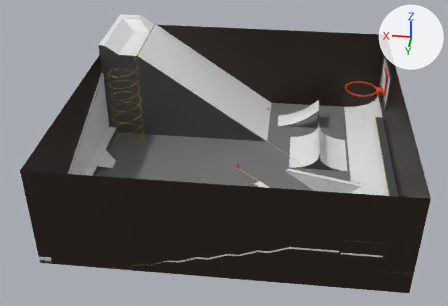
The Blender file Skate Park Scene Trial.blend, before and after one commit.
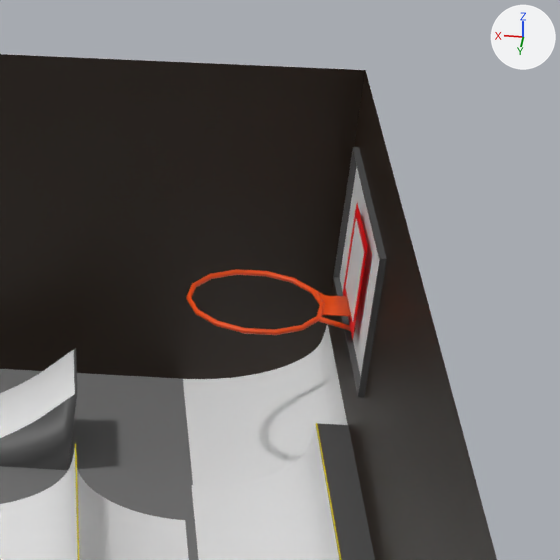
Old and new are each drawn whole from a 50 mm lens placed at (-15.2, 171.0, 119.5), pointed at (4.0, 4.9, 10.5) and again close up on the part from 67% to 96% of the width and 6% to 49% of the height. The axes (+X, +Y, +Z) are drawn at upper right. The lights are the same throughout.

The scene before the commit, as lines of its bpy script (objects in view):
```python
me_plane_001 = bpy.data.meshes.new('Plane.001')
me_plane_001.from_pydata(...)  # 48 vertices, 25 faces; spans x -1.59..0.41, y -1.07..0.21, z 0.0..6.83
# faces by material slot: [21, 4]
me_plane_001.materials.append(mat_material)  # white #e7e7e7
me_plane_001.materials.append(mat_edges)  # dark grey #4f4f4f
me_plane_011 = bpy.data.meshes.new('Plane.011')
me_plane_011.from_pydata(...)  # 42 vertices, 22 faces; spans x -1.8..13.17, y -0.92..1.39, z 0.0..7.8
me_plane_011.polygons.foreach_set('use_smooth', [True] * 22)
# faces by material slot: [18, 4]
me_plane_011.materials.append(mat_material)  # white #e7e7e7
me_plane_011.materials.append(mat_edges)  # dark grey #4f4f4f
me_plane_012 = bpy.data.meshes.new('Plane.012')
me_plane_012.from_pydata(...)  # 148 vertices, 121 faces; spans x -2.65..2.65, y -1.0..1.0, z -0.81..7.07
# faces by material slot: [2, 12, 1, 106]
me_plane_012.materials.append(mat_material)  # white #e7e7e7
me_plane_012.materials.append(mat_edges)  # dark grey #4f4f4f
me_plane_012.materials.append(mat_skater)  # red #ff0008
me_plane_012.materials.append(mat_hoop)  # orange #e74a00
ob_basketballhoop = bpy.data.objects.new('BasketballHoop', me_plane_012)
ob_basketballhoop.location = (-49.87, -36.03, 18.89)
ob_basketballhoop.rotation_euler = (0.0, 1.571, 0.0)  # degrees (0, 90, 0)
ob_basketballhoop.scale = (2.37, 10.9, 2.0)
ob_basketballramp = bpy.data.objects.new('BasketBallRamp', me_plane_011)
ob_basketballramp.location = (-25.31, -36.99, 0.0)
ob_basketballramp.scale = (1.0, 3.52, 1.0)
ob_largequarterpipeflush = bpy.data.objects.new('LargeQuarterPipeFlush', me_plane_001)
ob_largequarterpipeflush.location = (-40.08, -33.88, 0.0)
ob_largequarterpipeflush.scale = (6.25, 15.0, 1.0)
# also in view: 'LargeQuarterPipeLedge' at (-43.7, -5.6, 3.4); 'Walls' at (0.0, 0.0, 15.5); 'QuarterPipeSpineTransfer' at (-27.0, -14.8, 3.4); 'Ground' at (0.0, 0.0, 0.0)
```
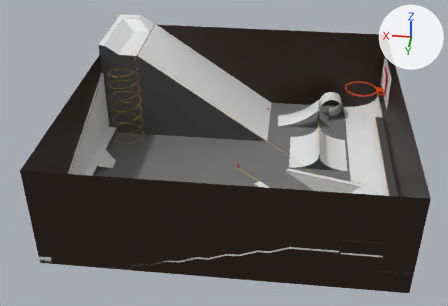
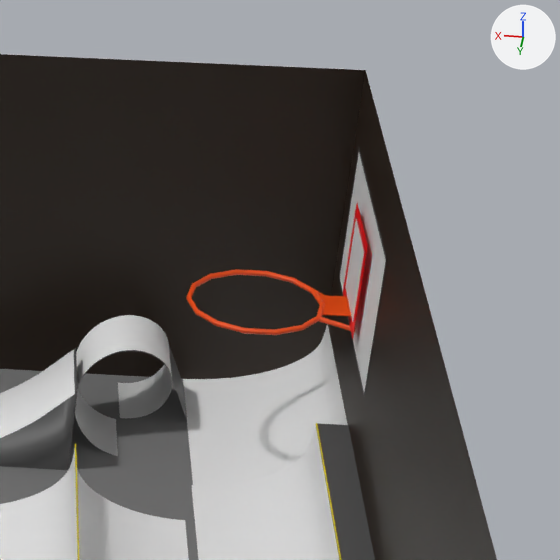
Commit message: New loop made from cylinder that actually works

What differs and where, as boxes [x1, y1, x2, y2] in the close-ups (560 x 560 px; the box of a moved part takes in the faces that stretch with it):
```json
{"object": "BasketballHoop", "change": "reshaped", "before": [186, 147, 387, 397], "after": [186, 149, 387, 395]}
{"object": "Cylinder.002", "change": "added", "after": [76, 315, 187, 419], "faces in mat_material (white #e7e7e7)": [76, 315, 172, 387], "faces in mat_edges (dark grey #4f4f4f)": [77, 346, 187, 419]}
{"object": "Cylinder.001", "change": "added", "after": [75, 365, 172, 456]}
{"part": 1, "of": "me_plane_012", "change": "moved or reshaped", "before": [353, 147, 387, 261], "after": [359, 149, 387, 259]}
{"part": 2, "of": "me_plane_012", "change": "moved or reshaped", "before": [333, 150, 387, 397], "after": [339, 150, 387, 395]}
```

The change, as JSON lines over the scene's bpy script:
```json
{"block": "me_plane_012", "where": "me_plane_012.from_pydata(...)  # 148 vertices, 121 faces; spans x -2.65..2.65, y -1.0..1.0, z -0.81..7.07"}
{"block": "me_plane_012", "where": "# used by ob_basketballhoop; location = (-49.87, -36.03, 18.89); rotation_euler = (0.0, 1.571, 0.0), in degrees (0, 90, 0); scale = (2.37, 10.9, 2.0)"}
{"block": "me_plane_012", "change": "me_plane_012 part 1: all 6 vertices in x -2.65..-2.56, y -1.0..1.0, z 0.21 are moved by (0.0, 0.0, -0.25)"}
{"block": "me_plane_012", "change": "me_plane_012 part 2: all 6 vertices in x 2.56..2.65, y -1.0..1.0, z 0.21 are moved by (0.0, 0.0, -0.25)"}
{"op": "add", "block": "me_cylinder_006", "code": ["me_cylinder_006 = bpy.data.meshes.new('Cylinder.006')", "me_cylinder_006.from_pydata(...)  # 872 vertices, 868 faces; spans x -6.22..6.22, y -6.79..6.79, z -4.32..4.43", "# faces by material slot: [434, 434]", "me_cylinder_006.materials.append(mat_material)  # white #e7e7e7", "me_cylinder_006.materials.append(mat_edges)  # dark grey #4f4f4f"]}
{"op": "add", "block": "me_cylinder_005", "code": ["me_cylinder_005 = bpy.data.meshes.new('Cylinder.005')", "me_cylinder_005.from_pydata(...)  # 998 vertices, 498 faces; spans x -4.32..4.32, y -6.79..6.79, z -4.32..4.31"]}
{"op": "add", "block": "ob_cylinder_002", "code": ["ob_cylinder_002 = bpy.data.objects.new('Cylinder.002', me_cylinder_006)", "ob_cylinder_002.location = (-31.52, -41.82, 4.32)"]}
{"op": "add", "block": "ob_cylinder_001", "code": ["ob_cylinder_001 = bpy.data.objects.new('Cylinder.001', me_cylinder_005)", "ob_cylinder_001.location = (-31.52, -41.82, 4.32)"]}
```
